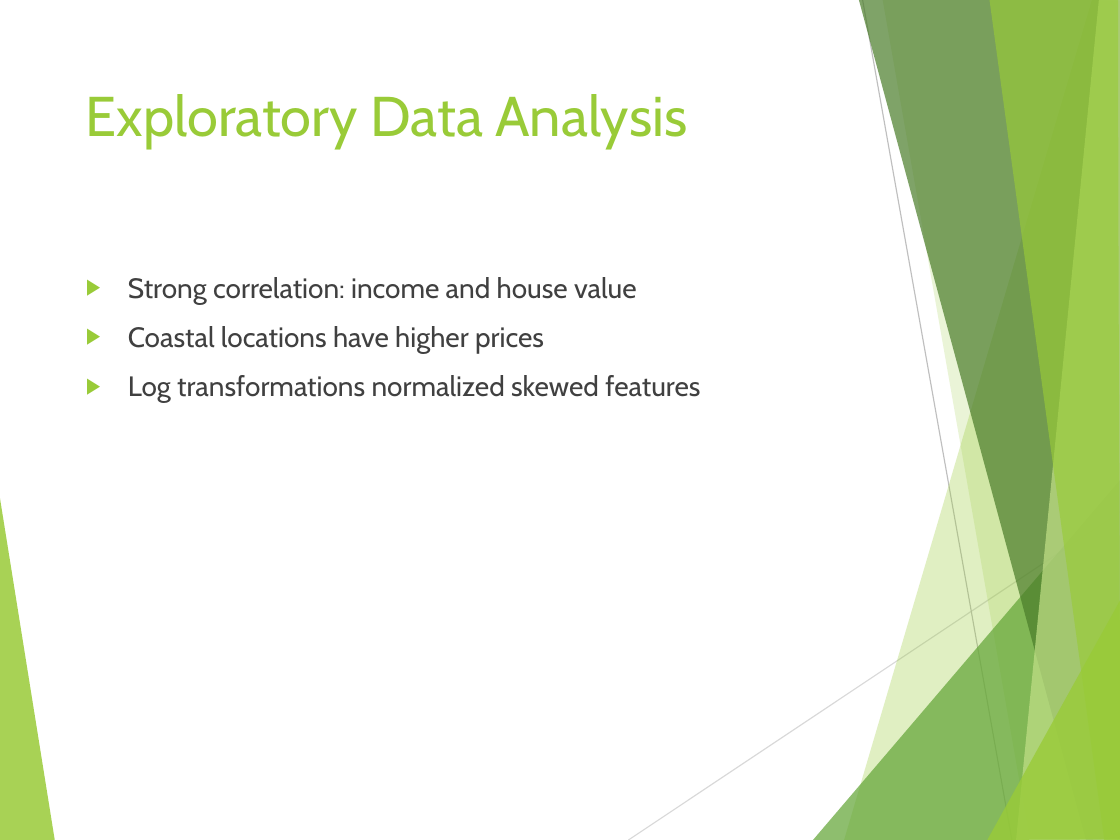
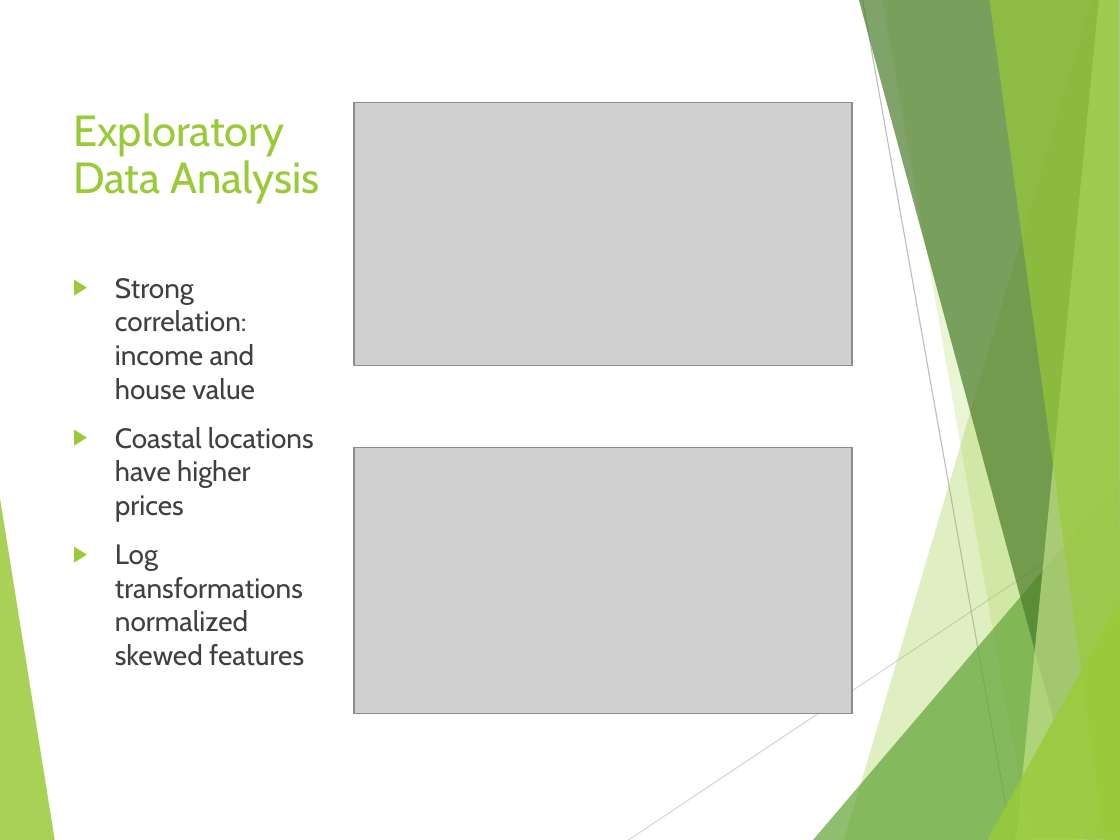
Before and after one commit to adibsob/5509-final-project, a slide deck: slide 5 of California_Housing_Price_Prediction.pptx. Drawn at 1120x840 pixels with LibreOffice and Linux fonts; fonts in the diff are those of the drawing; grey boxes stand for pictures. Boxes give left, top, right and bottom in pixels: in the first picture for what was removed or moved away, otherwise in the second. Text is boxed around its words. In the diff, an @@ line names an element or a change of style, - is before the commit and + after.

```diff
--- a/California_Housing_Price_Prediction.pptx
+++ b/California_Housing_Price_Prediction.pptx
@@ title "Exploratory Data Analysis": place and size @@
-title "Exploratory Data Analysis" at bbox=[86, 94, 687, 148]
+title "Exploratory Data Analysis" at bbox=[73, 113, 319, 203]
@@ title "Exploratory Data Analysis" at bbox=[73, 113, 319, 203]: size 36 to 28 pt; line spacing 1 to 0.9; vertical alignment top to middle @@
@@ picture added at bbox=[354, 103, 852, 366] @@
@@ text "Strong correlation: income and house ..." rewrapped from bbox=[128, 277, 700, 403] to bbox=[115, 278, 314, 666] @@
@@ picture added at bbox=[354, 447, 852, 713] @@
```
Also in this commit, not shown: 3 other slides changed, 2 slides added, 1 slide removed.
